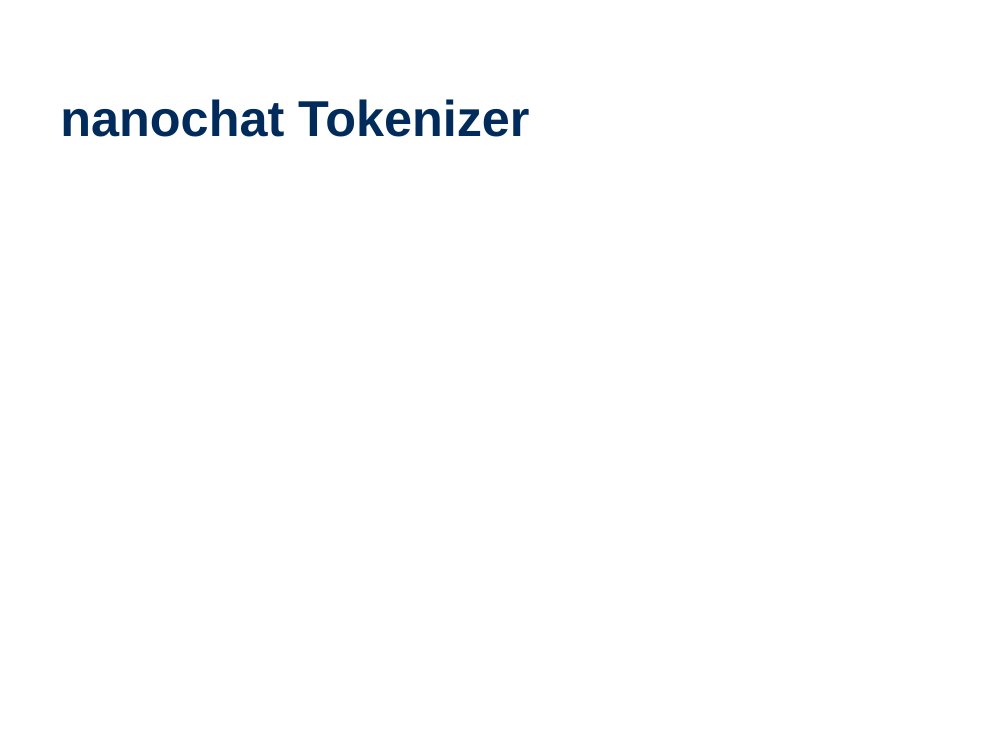
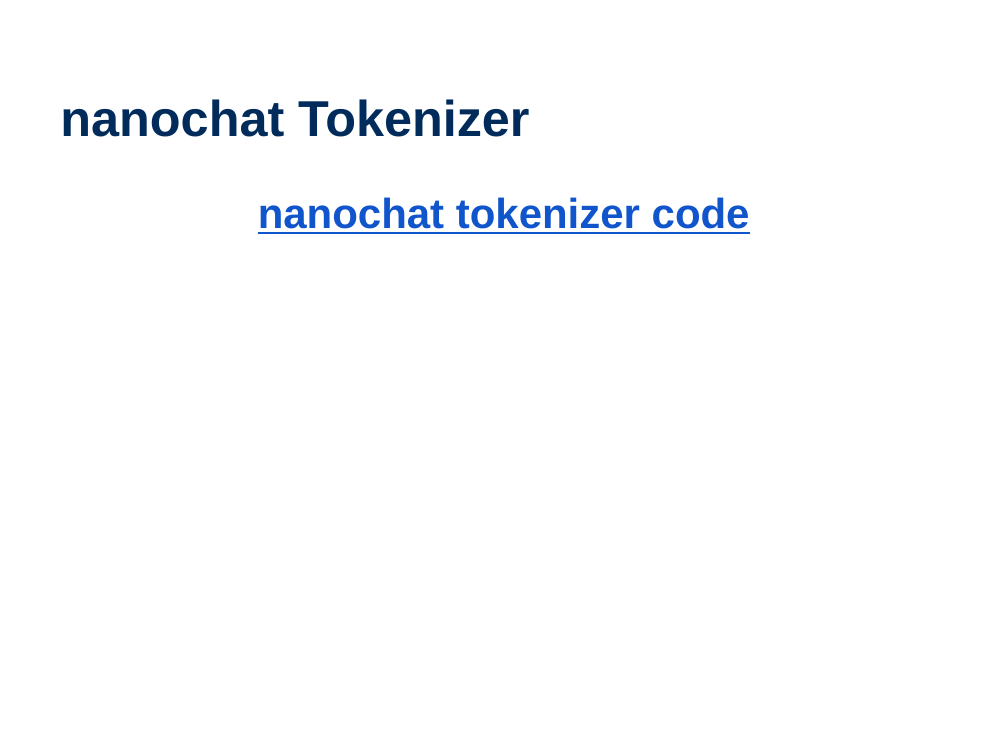
Before and after one commit to wtheisen/nd-cse-10124-lectures, a slide deck: slide 23 of Blank/Lecture_03_ Tokenization.pptx (slide 20 before the commit). Drawn at 1008x756 pixels with LibreOffice and Linux fonts; fonts in the diff are those of the drawing. Boxes give left, top, right and bottom in pixels: in the first picture for what was removed or moved away, otherwise in the second. Text is boxed around its words. In the diff, an @@ line names an element or a change of style, - is before the commit and + after.

```diff
--- a/Blank/Lecture_03_ Tokenization.pptx
+++ b/Blank/Lecture_03_ Tokenization.pptx
@@ text added at (x1=258, y1=197, x2=750, y2=234), 30 pt, text #1155CC, bold, underline @@
+nanochat tokenizer code
```
Also in this commit, not shown: 5 other slides changed, 9 slides added, 6 slides removed, 3 other files.
